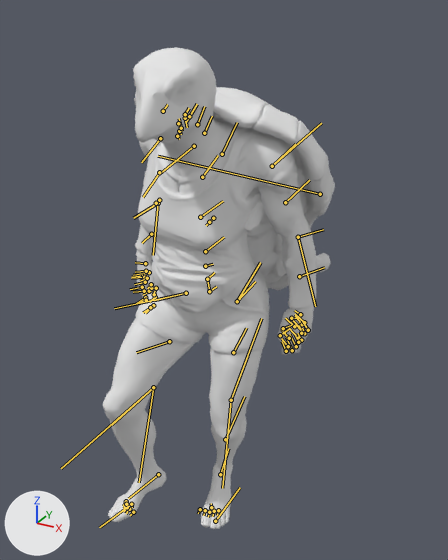
What one commit did to the glTF model public/models/Tortle_Female_Idle.glb.
Both versions are drawn from a 50 mm lens placed at (50.5, -88.0, 100.9), pointed at (0.2, 3.3, 55.2). The axes (+X, +Y, +Z) are drawn at lower left. The lights are the same throughout. The first picture is the older version. Both versions are drawn at frame 20 of the action 'badass-idle-626441'; the numbers are the values there. The bones that change, and the others that lie on the model, are drawn over the model as lines.
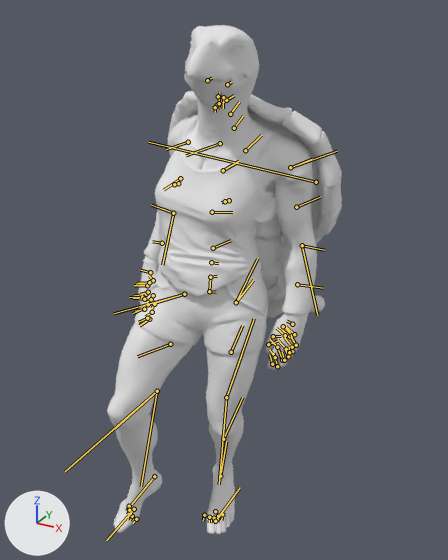
What differs and where, as boxes (x1, y1, x2, y2) in the pictures (448 x 560 px):
'default', posed: before (103, 47, 335, 529); after (107, 25, 342, 534)
bone 'pelvis', root to tip: before (209, 291) to (216, 286); after (209, 291) to (216, 292)
bone 'spine_02', root to tip: before (205, 266) to (213, 264); after (211, 262) to (218, 263)
bone 'spine_04', root to tip: before (200, 217) to (223, 201); after (212, 212) to (232, 212)
bone 'clavicle_l', root to tip: before (222, 154) to (237, 122); after (245, 150) to (261, 135)
bone 'index_01_l', root to tip: before (289, 338) to (281, 329); after (277, 347) to (270, 339)
bone 'pinky_01_l', root to tip: before (308, 330) to (302, 321); after (296, 345) to (291, 337)
bone 'cc_base_l_upperarmtwist01', root to tip: before (272, 166) to (295, 144); after (290, 167) to (312, 159)
bone 'cc_base_l_upperarmtwist02', root to tip: before (285, 202) to (309, 180); after (296, 207) to (320, 197)
bone 'clavicle_r', root to tip: before (194, 146) to (159, 174); after (220, 143) to (186, 155)
bone 'cc_base_r_upperarmtwist01', root to tip: before (160, 138) to (141, 162); after (188, 142) to (166, 149)
bone 'cc_base_r_upperarmtwist02', root to tip: before (159, 172) to (143, 197); after (180, 178) to (163, 190)
bone 'middle_01_r', root to tip: before (142, 287) to (130, 289); after (142, 297) to (129, 297)
bone 'ring_01_r', root to tip: before (145, 282) to (134, 284); after (146, 294) to (134, 295)
bone 'index_01_r', root to tip: before (144, 291) to (133, 292); after (144, 299) to (133, 298)
bone 'pinky_01_r', root to tip: before (147, 278) to (140, 281); after (148, 292) to (140, 294)
bone 'thigh_l', root to tip: before (237, 301) to (260, 262); after (236, 302) to (257, 258)
bone 'calf_l', root to tip: before (231, 400) to (261, 318); after (226, 397) to (254, 318)
bone 'foot_l', root to tip: before (220, 474) to (228, 448); after (220, 476) to (226, 441)
bone 'thigh_r', root to tip: before (186, 293) to (114, 308); after (184, 294) to (114, 313)
bone 'calf_r', root to tip: before (153, 387) to (61, 468); after (157, 391) to (65, 471)
bone 'foot_r', root to tip: before (158, 474) to (128, 498); after (154, 476) to (129, 507)

The edits, one by one:
Bone 'pelvis' (bone_pelvis) turns from (0, -4, -19) to (0, -3, 4) degrees about its own x, y and z.
Bone 'spine_02' (bone_spine_02) turns from (-2, -1, 25) to (-2, -1, 14) degrees about its own x, y and z.
Bone 'spine_04' (bone_spine_04) turns from (-1, 13, -21) to (-1, 13, -10) degrees about its own x, y and z.
Bone 'clavicle_l' (bone_clavicle_l) turns from (-4, -5, 14) to (0, -4, 15) degrees about its own x, y and z.
Bone 'index_01_l' (bone_index_01_l) turns from (9, -5, -11) to (10, -9, -12) degrees about its own x, y and z.
Bone 'pinky_01_l' (bone_pinky_01_l) turns from (21, 13, 19) to (19, 13, 10) degrees about its own x, y and z.
Bone 'cc_base_l_upperarmtwist01' (bone_cc_base_l_upperarmtwist01) turns from (-7, 0, 0) to (-9, 0, 0) degrees about its own x, y and z.
Bone 'cc_base_l_upperarmtwist02' (bone_cc_base_l_upperarmtwist02) turns from (7, 0, 0) to (9, 0, 0) degrees about its own x, y and z.
Bone 'clavicle_r' (bone_clavicle_r) turns from (-6, 1, 11) to (-2, 2, 12) degrees about its own x, y and z.
Bone 'cc_base_r_upperarmtwist01' (bone_cc_base_r_upperarmtwist01) turns from (-3, 0, 0) to (-9, 0, 0) degrees about its own x, y and z.
Bone 'cc_base_r_upperarmtwist02' (bone_cc_base_r_upperarmtwist02) turns from (3, 0, 0) to (9, 0, 0) degrees about its own x, y and z.
Bone 'middle_01_r' (bone_middle_01_r) turns from (5, 1, -5) to (5, -5, -9) degrees about its own x, y and z.
Bone 'ring_01_r' (bone_ring_01_r) turns from (-4, 9, -1) to (-4, 2, -5) degrees about its own x, y and z.
Bone 'index_01_r' (bone_index_01_r) turns from (10, -4, -8) to (10, -10, -12) degrees about its own x, y and z.
Bone 'pinky_01_r' (bone_pinky_01_r) turns from (21, 24, 15) to (18, 15, 6) degrees about its own x, y and z.
Bone 'thigh_l' (bone_thigh_l) turns from (15, 8, 19) to (13, 11, -7) degrees about its own x, y and z.
Bone 'calf_l' (bone_calf_l) turns from (-7, 4, -7) to (-6, -1, -2) degrees about its own x, y and z.
Bone 'foot_l' (bone_foot_l) turns from (-3, -9, 42) to (1, -9, 7) degrees about its own x, y and z.
Bone 'thigh_r' (bone_thigh_r) turns from (3, -15, 30) to (2, -11, 6) degrees about its own x, y and z.
Bone 'calf_r' (bone_calf_r) turns from (-7, 5, -13) to (-5, -1, -10) degrees about its own x, y and z.
Bone 'foot_r' (bone_foot_r) turns from (10, 4, 27) to (11, 7, 0) degrees about its own x, y and z.
